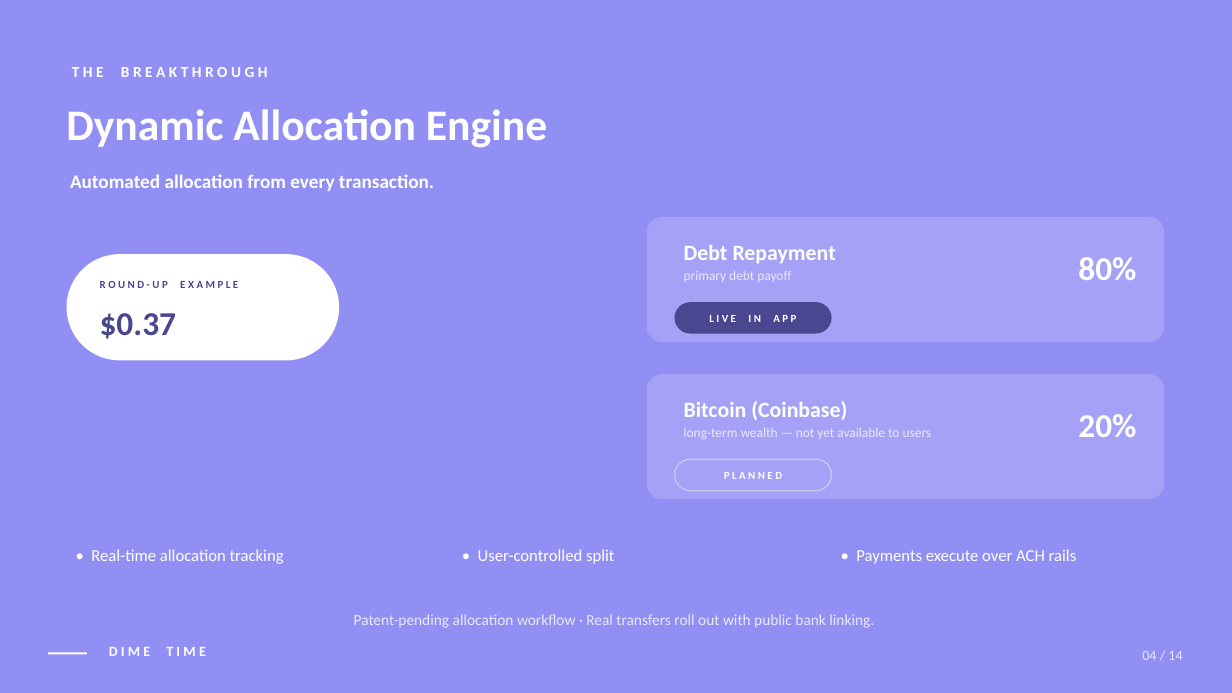
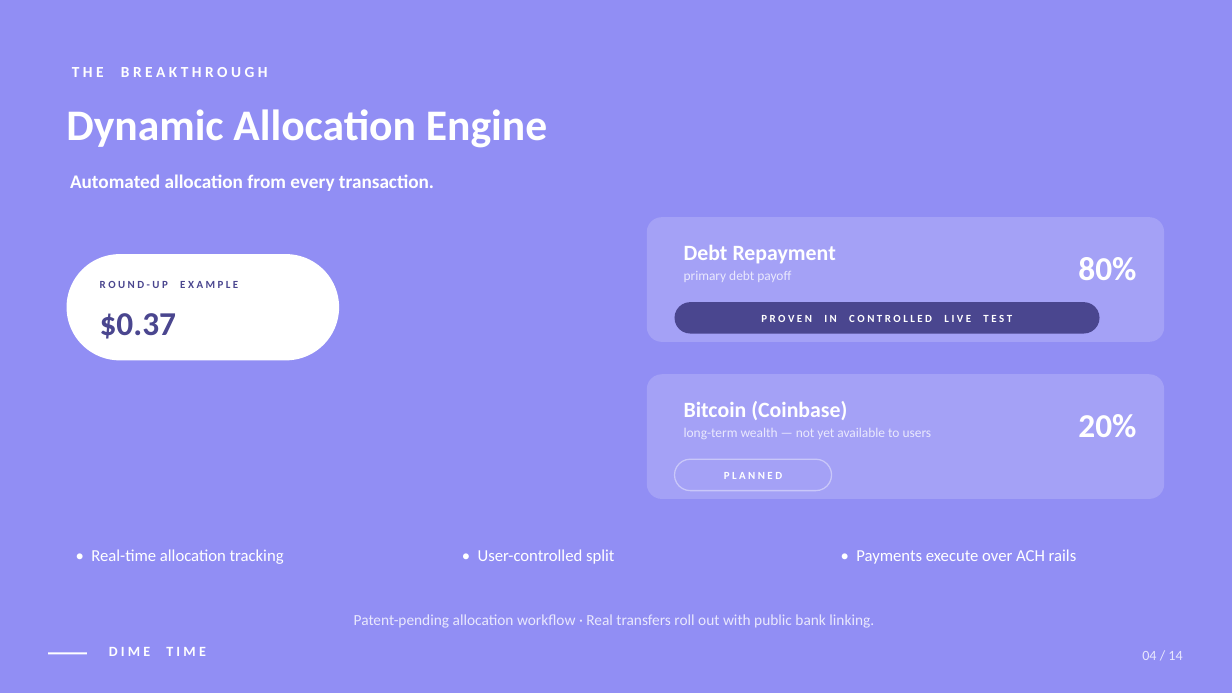
Before and after one commit to Dime-Time/Dime-Time-Technologies, a slide deck: slide 4 of attached_assets/pitch-deck-slides/dime-time-pitch-deck-with-ip.pptx. Drawn at 1232x693 pixels with LibreOffice and Linux fonts; fonts in the diff are those of the drawing. Boxes give left, top, right and bottom in pixels: in the first picture for what was removed or moved away, otherwise in the second. Text is boxed around its words. In the diff, an @@ line names an element or a change of style, - is before the commit and + after.

```diff
--- a/attached_assets/pitch-deck-slides/dime-time-pitch-deck-with-ip.pptx
+++ b/attached_assets/pitch-deck-slides/dime-time-pitch-deck-with-ip.pptx
@@ rounded rectangle "P R O V E ...": place and size @@
-rounded rectangle "P R O V E ..." at box(675, 302, 832, 334)
+rounded rectangle "P R O V E ..." at box(675, 302, 1100, 334)
@@ text in rounded rectangle at box(761, 315, 1012, 322): text changed @@
-L I V E I N A P P
+P R O V E N I N C O N T R O L L E D L I V E T E S T
```
Also in this commit, not shown: 9 other slides changed, 17 other files.
